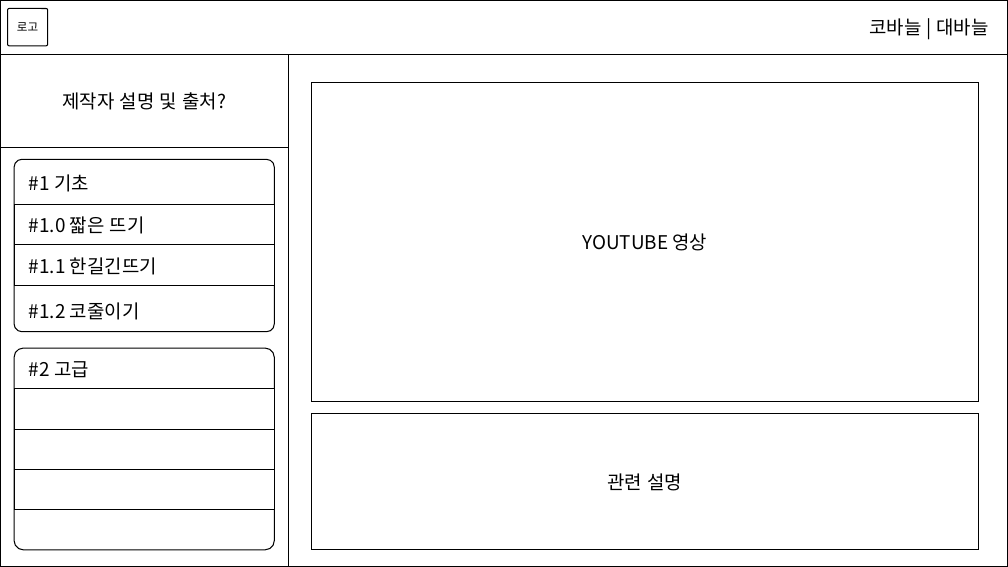
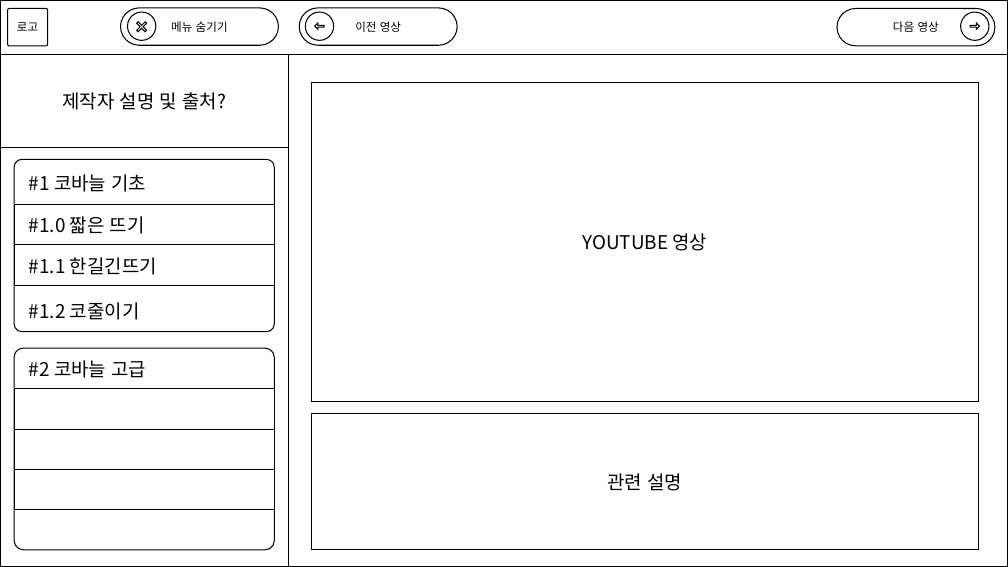
Before and after one commit to hyun5292/React, a slide deck: slide 1 of LearnKnit/public/assets/기획서.pptx. Drawn at 1008x567 pixels with LibreOffice and Linux fonts; fonts in the diff are those of the drawing. Boxes give left, top, right and bottom in pixels: in the first picture for what was removed or moved away, otherwise in the second. Text is boxed around its words. In the diff, an @@ line names an element or a change of style, - is before the commit and + after.

```diff
--- a/LearnKnit/public/assets/기획서.pptx
+++ b/LearnKnit/public/assets/기획서.pptx
@@ rounded rectangle added at box(120, 8, 278, 45), fill #FFFFFF, outline #000000 1 pt, 11 pt, text #000000 @@
+메뉴 숨기기
@@ ellipse added at box(128, 12, 157, 41), fill #FFFFFF, outline #000000 1 pt @@
@@ cross added at box(134, 19, 150, 36), fill #FFFFFF, outline #000000 1 pt @@
@@ rounded rectangle added at box(299, 8, 457, 45), fill #FFFFFF, outline #000000 1 pt, 11 pt, text #000000 @@
+이전 영상
@@ ellipse added at box(306, 12, 334, 41), fill #FFFFFF, outline #000000 1 pt @@
@@ left arrow added at box(315, 23, 324, 29), fill #FFFFFF, outline #000000 1 pt @@
@@ rounded rectangle added at box(837, 8, 995, 45), fill #FFFFFF, outline #000000 1 pt, 11 pt, text #000000 @@
+다음 영상
@@ text removed at box(870, 18, 988, 36) @@
-코바늘 | 대바늘
@@ ellipse added at box(961, 12, 990, 41), fill #FFFFFF, outline #000000 1 pt @@
@@ left arrow added at box(970, 23, 979, 29), fill #FFFFFF, outline #000000 1 pt @@
@@ text at box(29, 174, 147, 192): text changed @@
-#1 기초
+#1 코바늘 기초
@@ text at box(29, 360, 147, 378): text changed @@
-#2 고급
+#2 코바늘 고급
```
Also in this commit, not shown: 14 other files.
